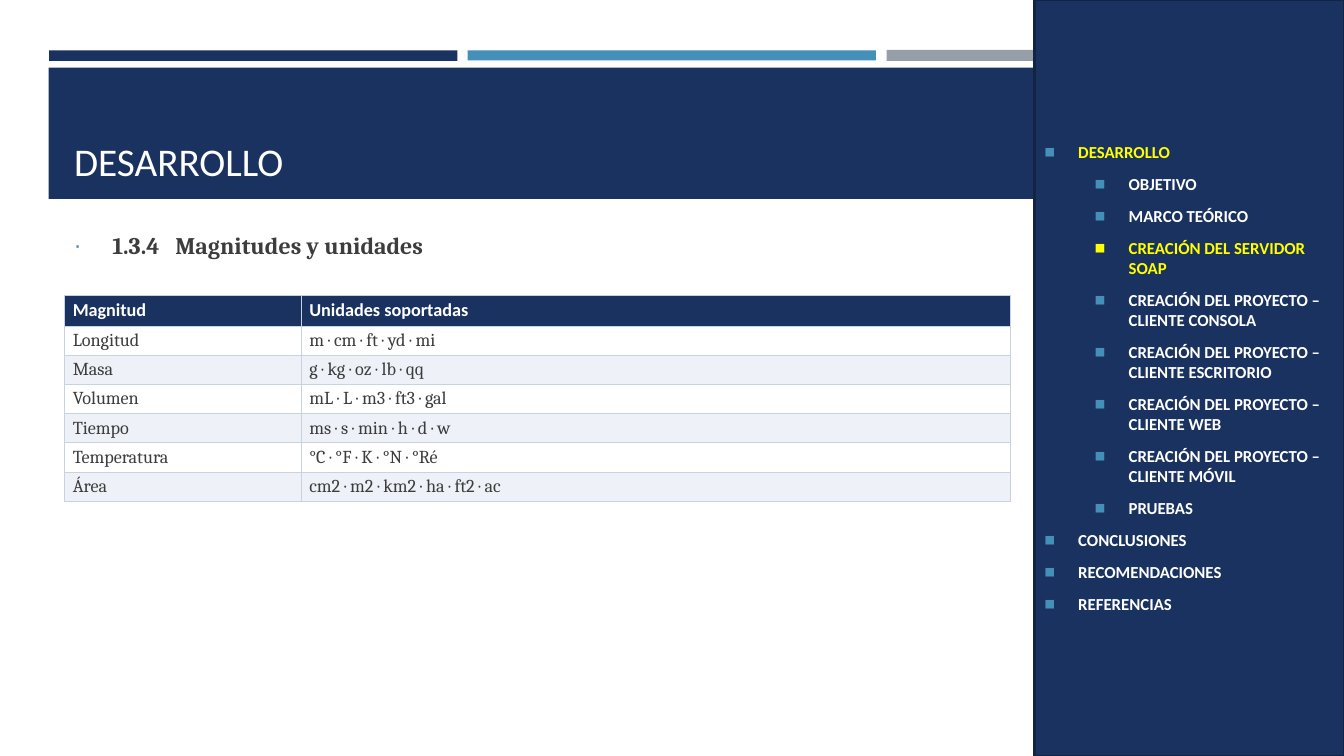
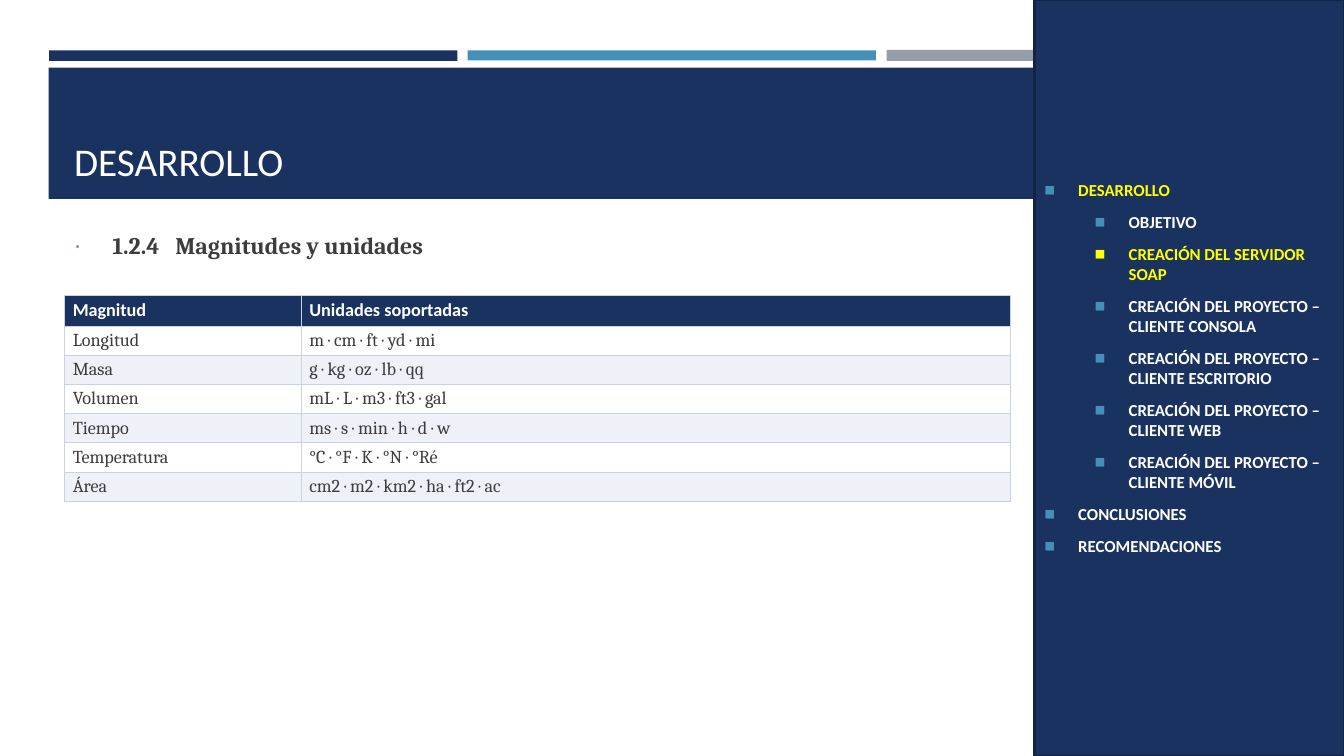
Before and after one commit to IMarcusDev/TI.1.2.-PAO202651_SOAP_DOTNET_SINBDD_NRC_36883_GR04, a slide deck: slide 7 of 05. DOCUMENTACION/PRESENTACION TI.1.2. SOAP sin BDD en DOTNET GR4.pptx (slide 11 before the commit). Drawn at 1344x756 pixels with LibreOffice and Linux fonts; fonts in the diff are those of the drawing. Boxes give left, top, right and bottom in pixels: in the first picture for what was removed or moved away, otherwise in the second. Text is boxed around its words. In the diff, an @@ line names an element or a change of style, - is before the commit and + after.

```diff
--- a/05. DOCUMENTACION/PRESENTACION TI.1.2. SOAP sin BDD en DOTNET GR4.pptx
+++ b/05. DOCUMENTACION/PRESENTACION TI.1.2. SOAP sin BDD en DOTNET GR4.pptx
@@ text in rectangle at [1129, 209, 1249, 222]: paragraph removed @@
-  ◼ MARCO TEÓRICO
@@ text at [112, 237, 423, 259]: text changed @@
-∙ 1.3.4 Magnitudes y unidades
+∙ 1.2.4 Magnitudes y unidades
@@ text in rectangle at [1129, 503, 1193, 514]: paragraph removed @@
-  ◼ PRUEBAS
@@ text in rectangle at [1078, 599, 1172, 610]: paragraph removed @@
-◼ REFERENCIAS
```
Also in this commit, not shown: 21 other slides changed, 7 slides removed.
